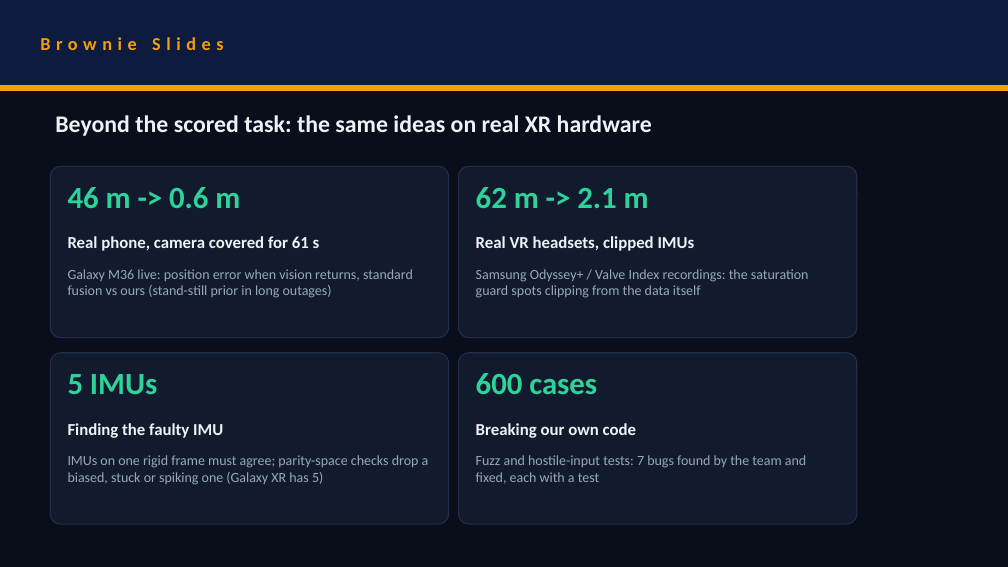
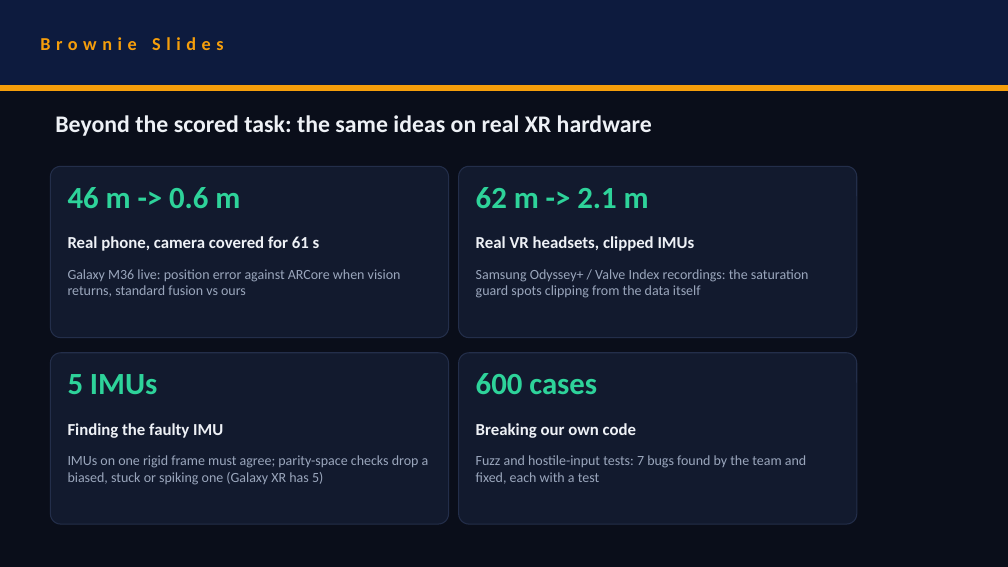
Before and after one commit to rehaanajani/pathfinder-xr, a slide deck: slide 8 of deck/SRMIST_CaliforniaBurrito.pptx. Drawn at 1008x567 pixels with LibreOffice and Linux fonts; fonts in the diff are those of the drawing. Boxes give left, top, right and bottom in pixels: in the first picture for what was removed or moved away, otherwise in the second. Text is boxed around its words. In the diff, an @@ line names an element or a change of style, - is before the commit and + after.

Commit message:
Updated the deck to the final numbers on the organisers' script and fixed the wording reviewers flagged

```diff
--- a/deck/SRMIST_CaliforniaBurrito.pptx
+++ b/deck/SRMIST_CaliforniaBurrito.pptx
@@ text at [68, 269, 401, 296]: text changed @@
-Galaxy M36 live: position error when vision returns, standard fusion vs ours (stand-still prior in long outages)
+Galaxy M36 live: position error against ARCore when vision returns, standard fusion vs ours
```
Also in this commit, not shown: 6 other slides changed, 2 other files.
